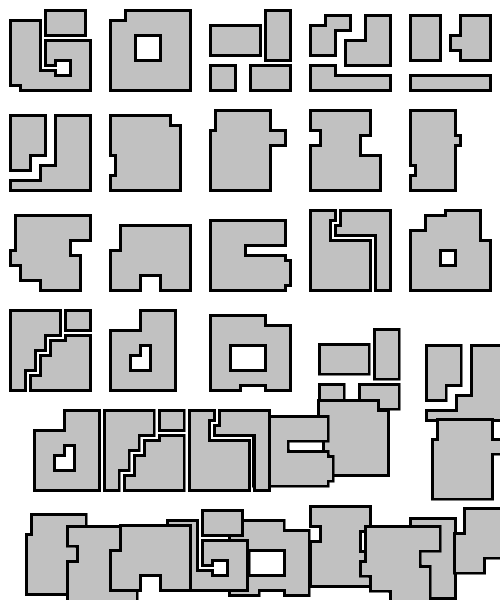
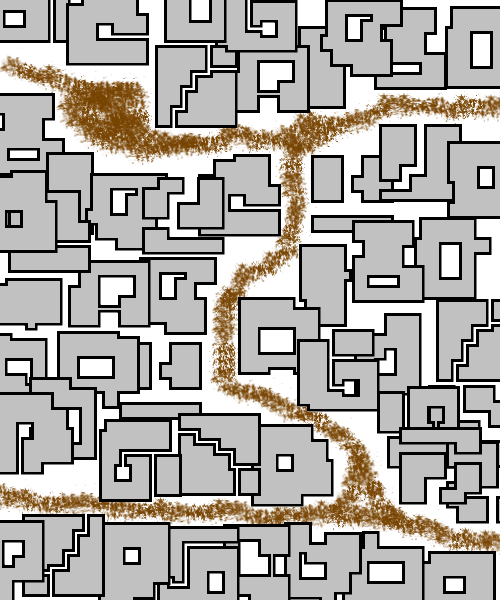
Layer changes from the first (500, 600) image to the second:
added layer "Layer #1" above "Layer" over [left=0, top=0, right=500, bottom=600]
